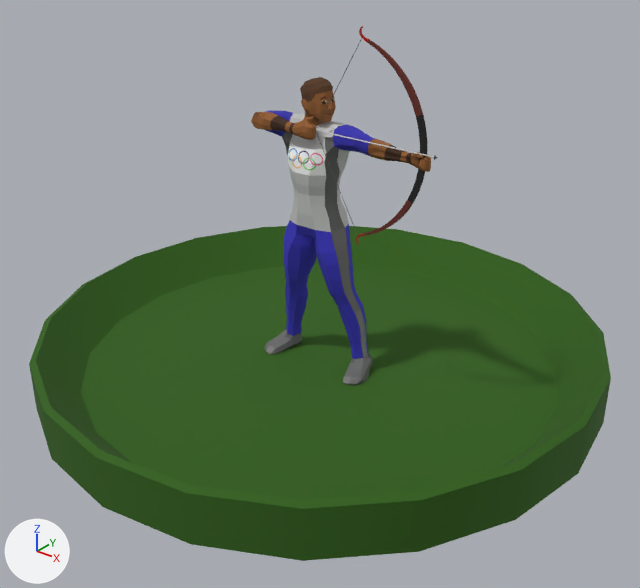
Before and after pictures for a commit that changed the COLLADA model exercises/Archer/src/archer/assets/archer.dae.
Rendered twice from a 50 mm lens placed at (0.314, -0.392, 0.291), pointed at (0.014, -0.018, 0.058). Every picture has the same lights, and +X, +Y and +Z are marked at lower left. Where no turn or scale is listed for an object, it has been applied to the vertices.

Script lines for the objects in view, before the commit:
```python
me_bow_brownshape = bpy.data.meshes.new('bow_brownShape')
me_bow_brownshape.from_pydata(...)  # 60 vertices, 104 faces; spans x 0.0435..0.0777, y -0.0167..-0.0142, z 0.1028..0.2101
me_bow_brownshape.materials.append(mat_lambert16)  # dark red #662b21
me_groundshape = bpy.data.meshes.new('GroundShape')
me_groundshape.from_pydata(...)  # 102 vertices, 200 faces; spans x -0.179..0.179, y -0.179..0.179, z -0.007..0.026
me_groundshape.materials.append(mat_lambert2)  # dark green #2e5e0c
me_torso_logoshape = bpy.data.meshes.new('torso_logoShape')
me_torso_logoshape.from_pydata(...)  # 17 vertices, 18 faces; spans x -0.0133..0.0159, y -0.0184..-0.0121, z 0.1307..0.1472
me_torso_logoshape.materials.append(mat_lambert9)  # picture img_olympic_png
ob_bow_brown = bpy.data.objects.new('bow_brown', me_bow_brownshape)
ob_bow_brown.location = (0.0, 0.0, 0.0)
ob_ground = bpy.data.objects.new('Ground', me_groundshape)
ob_ground.location = (0.0, 0.0, 0.0)
ob_torso_logo = bpy.data.objects.new('torso_logo', me_torso_logoshape)
ob_torso_logo.location = (0.0, 0.0, 0.0)
# also in view: 'Head' at (0.004, -0.006, 0.164); 'torso_skin' at (0.024, -0.014, 0.156); 'torso_silver' at (-0.002, -0.003, 0.128); 'legs_silver' at (0.0, -0.001, 0.048); 'legs_blue' at (0.0, -0.001, 0.053)
```
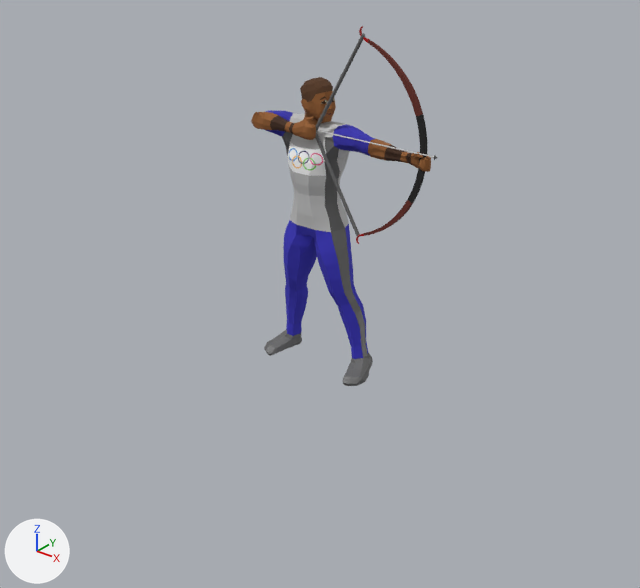
The change in detail:
Mesh me_pcylindershape2 is new.
It has 42 vertices, 80 faces and spans x 0.0073..0.0415, y -0.0165..-0.0145, z 0.1555..0.2128.
It uses material mat_lambert1 (dark grey #666666).
Mesh me_pcylindershape1 is new.
It has 42 vertices, 80 faces and spans x 0.0062..0.0404, y -0.0165..-0.0145, z 0.1016..0.1589.
It uses material mat_lambert1 (dark grey #666666).
Object 'Ground' (ob_ground) is deleted.
Object 'pCylinder2' (ob_pcylinder2) is new; it shows me_pcylindershape2.
Its location is (0.0, 0.0, 0.0).
Object 'pCylinder1' (ob_pcylinder1) is new; it shows me_pcylindershape1.
Its location is (0.0, 0.0, 0.0).

What differs and where, as boxes (x1, y1, x2, y2) in the pictures (640 x 588 px):
'Ground', deleted
    before: (29, 226, 611, 561)
'pCylinder2', added
    after: (316, 33, 366, 132)
'pCylinder1', added
    after: (315, 132, 360, 236)
